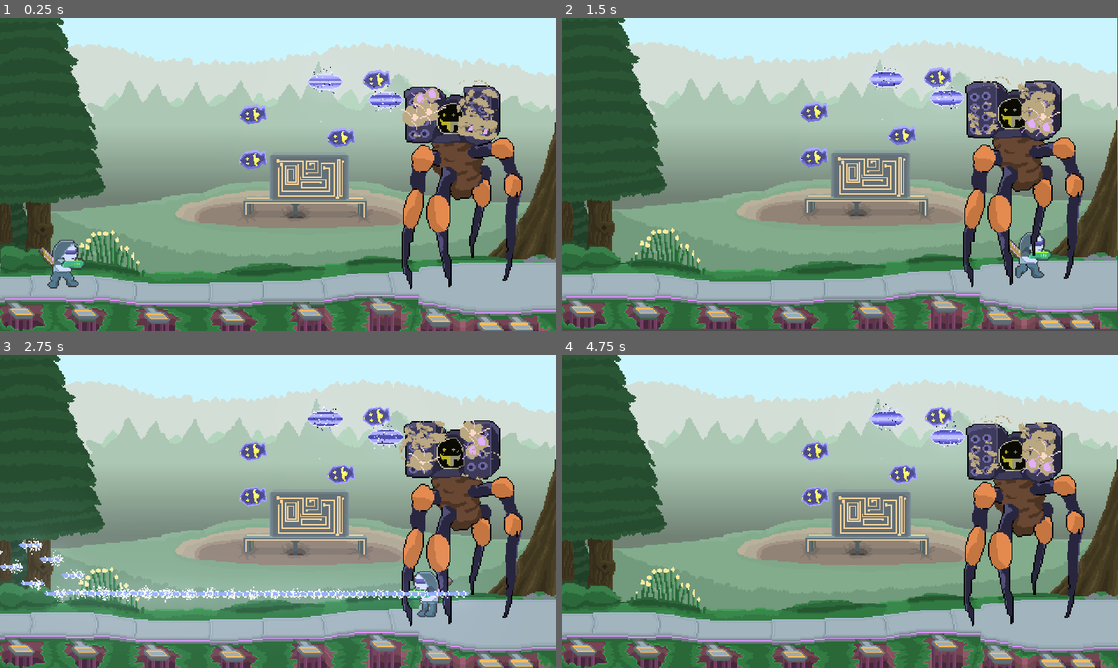
Above: before the commit, frames 1-4 (two rows, left to right).
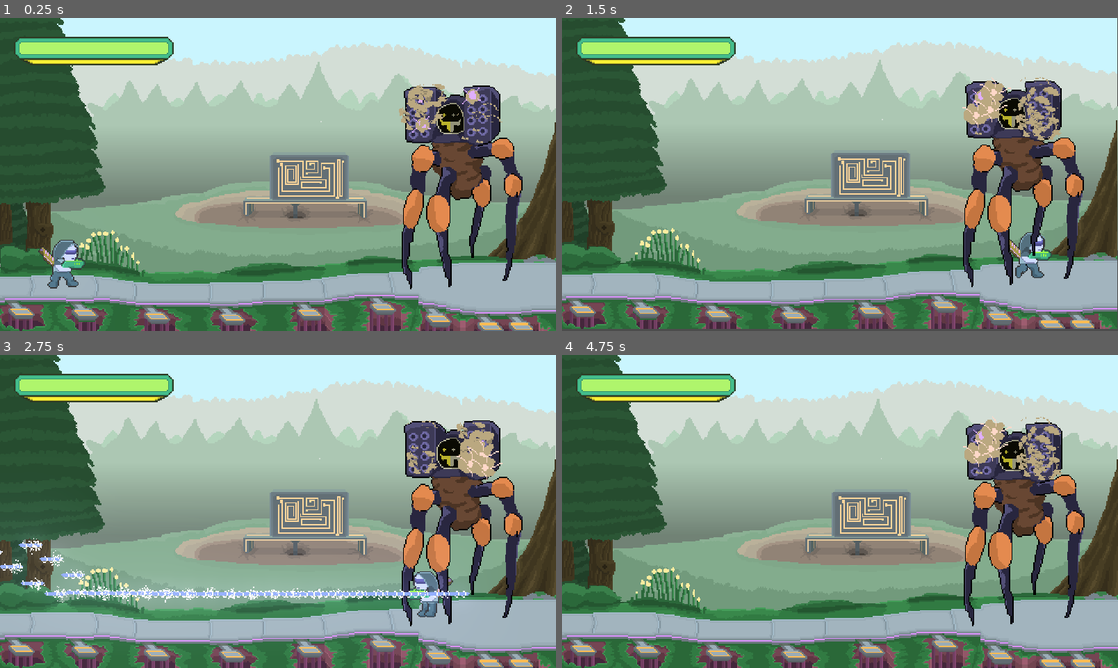
Above: after the commit, the same moments.

Repository: michaeldevlee/The-Lost-Agates-Gems
Game: Godot game, scene res://Main.tscn
Two runs of this game, one before a commit and one after it. Both use one fixed random seed, a clock stepped at 60 frames per second and the inputs below.
Inputs:
- Up to frame 1 (0.25 s): no input
- Up to frame 2 (1.5 s): hold Right (player_right) from 0.53 s (still down); tap Z (player_dash) at 0.6 s; tap Space (player_jump) at 0.77 s; tap Down (player_ducking) at 1.35 s
- Up to frame 3 (2.75 s): tap Space (player_jump) at 1.52 s; release Right (player_right) at 2.03 s; hold Left (player_left) from 2.03 s (still down); hold X (player_shoot) from 2.03 s (still down)
- Up to frame 4 (4.75 s): release Left (player_left) at 2.78 s; release X (player_shoot) at 2.78 s; hold Right (player_right) 2.78-4.28 s; tap Z (player_dash) at 2.85 s; tap Space (player_jump) at 3.02, 3.77, 4.52 s; tap Down (player_ducking) at 3.6 s; hold Left (player_left) from 4.28 s (still down); tap X (player_shoot) at 4.35 s

The runs differ from the first frame. In frame 1, 5.3% of the frame differs, in the area x 2-91%, y 6-49%; in frame 2, 5.4%; in frame 3, 5.4%; in frame 4, 5.5%, in the area x 2-90%, y 6-49%.

Commit message:
added basic UI

Diff:
--- a/Main.tscn
+++ b/Main.tscn
@@ -27,10 +27,10 @@
 [ext_resource path="res://Player.gd" type="Script" id=25]
 [ext_resource path="res://Player/Bullet/Bullet.tscn" type="PackedScene" id=26]
 [ext_resource path="res://Bosses/Spider Boss/Animations/Missle Fire Smoke/Missle Fire Smoke-Sheet.png" type="Texture" id=27]
-[ext_resource path="res://Bosses/Spider Boss/Animations/Simple Missle/Simple Missle.tscn" type="PackedScene" id=28]
+[ext_resource path="res://UI/Player HP BG.png" type="Texture" id=28]
 [ext_resource path="res://Bosses/Rock Head Boss/Core Laser Shoot.tres" type="Animation" id=29]
 [ext_resource path="res://Misc Sprites/Laser Light.png" type="Texture" id=30]
-[ext_resource path="res://Bosses/Spider Boss/Animations/Simple Missle/Beamed Laser.tscn" type="PackedScene" id=31]
+[ext_resource path="res://UI/Player HP Fill.png" type="Texture" id=31]
 
 [sub_resource type="Environment" id=10]
 background_mode = 4
@@ -732,76 +732,74 @@
 [node name="Missle Fire Smoke" type="AnimatedSprite" parent="Spider Boss/Missile Fire Smoke"]
 position = Vector2( 52, 15 )
 frames = SubResource( 23 )
-frame = 4
+frame = 6
 playing = true
 centered = false
 
 [node name="Missle Fire Smoke2" type="AnimatedSprite" parent="Spider Boss/Missile Fire Smoke"]
 position = Vector2( 54, 37 )
 frames = SubResource( 23 )
-frame = 2
+frame = 4
 playing = true
 centered = false
 
 [node name="Missle Fire Smoke3" type="AnimatedSprite" parent="Spider Boss/Missile Fire Smoke"]
 position = Vector2( 97, 12 )
 frames = SubResource( 23 )
-frame = 2
+frame = 4
 playing = true
 centered = false
 
 [node name="Missle Fire Smoke4" type="AnimatedSprite" parent="Spider Boss/Missile Fire Smoke"]
 position = Vector2( 105, 20 )
 frames = SubResource( 23 )
-frame = 1
+frame = 3
 playing = true
 centered = false
 
 [node name="Missle Fire Smoke5" type="AnimatedSprite" parent="Spider Boss/Missile Fire Smoke"]
 position = Vector2( 97, 28 )
 frames = SubResource( 23 )
-frame = 1
+frame = 3
 playing = true
 centered = false
 
 [node name="Missle Fire Smoke6" type="AnimatedSprite" parent="Spider Boss/Missile Fire Smoke"]
 position = Vector2( 105, 32 )
 frames = SubResource( 23 )
+frame = 2
 playing = true
 centered = false
 
 [node name="Missle Fire Smoke7" type="AnimatedSprite" parent="Spider Boss/Missile Fire Smoke"]
 position = Vector2( 95, 39 )
 frames = SubResource( 23 )
-frame = 6
+frame = 2
 playing = true
 centered = false
 
 [node name="Missle Fire Smoke8" type="AnimatedSprite" parent="Spider Boss/Missile Fire Smoke"]
 position = Vector2( 108, 42 )
 frames = SubResource( 23 )
-frame = 6
+frame = 2
 playing = true
 centered = false
 
 [node name="Missle Fire Smoke9" type="AnimatedSprite" parent="Spider Boss/Missile Fire Smoke"]
 position = Vector2( 59, 26 )
 frames = SubResource( 23 )
-frame = 5
 playing = true
 centered = false
 
 [node name="Missle Fire Smoke10" type="AnimatedSprite" parent="Spider Boss/Missile Fire Smoke"]
 position = Vector2( 47, 31 )
 frames = SubResource( 23 )
-frame = 5
 playing = true
 centered = false
 
 [node name="Missle Fire Smoke11" type="AnimatedSprite" parent="Spider Boss/Missile Fire Smoke"]
 position = Vector2( 62, 11 )
 frames = SubResource( 23 )
-frame = 4
 playing = true
 centered = false
 
@@ -813,25 +811,6 @@
 "anims/Spider Boss Missle Trans_In" = SubResource( 15 )
 
 [node name="AnimationTree" type="AnimationTree" parent="Spider Boss"]
-
-[node name="Simple Missle" parent="Spider Boss" instance=ExtResource( 28 )]
-
-[node name="Simple Missle2" parent="Spider Boss" instance=ExtResource( 28 )]
-position = Vector2( 294, 103 )
-
-[node name="Simple Missle3" parent="Spider Boss" instance=ExtResource( 28 )]
-position = Vector2( 218, 122 )
-
-[node name="Simple Missle4" parent="Spider Boss" instance=ExtResource( 28 )]
-position = Vector2( 218, 83 )
-
-[node name="Laser Ball" parent="Spider Boss" instance=ExtResource( 31 )]
-position = Vector2( 333, 71 )
-frame = 6
-
-[node name="Laser Ball 2" parent="Spider Boss" instance=ExtResource( 31 )]
-position = Vector2( 281, 55 )
-frame = 5
 
 [node name="Rock Head Boss" type="Node2D" parent="."]
 visible = false
@@ -893,4 +872,22 @@
 [node name="Shake Timer" type="Timer" parent="Camera2D"]
 one_shot = true
 
+[node name="GUI" type="CanvasLayer" parent="."]
+
+[node name="UI" type="Control" parent="GUI"]
+margin_right = 40.0
+margin_bottom = 40.0
+__meta__ = {
+"_edit_use_anchors_": false
+}
+
+[node name="TextureProgress" type="TextureProgress" parent="GUI/UI"]
+margin_left = 12.0
+margin_top = 16.0
+margin_right = 150.0
+margin_bottom = 56.0
+value = 100.0
+texture_under = ExtResource( 28 )
+texture_progress = ExtResource( 31 )
+
 [connection signal="timeout" from="Camera2D/Shake Timer" to="Camera2D" method="_on_Shake_Timer_timeout"]
Binary file added: Foreground/Player Platforms.aseprite
Binary file added: UI/Player HP BG.png
Not shown, added: UI/Player HP BG.png.import
Binary file added: UI/Player HP Fill.png
Not shown, added: UI/Player HP Fill.png.import
Binary file added: UI/Player UI.aseprite
